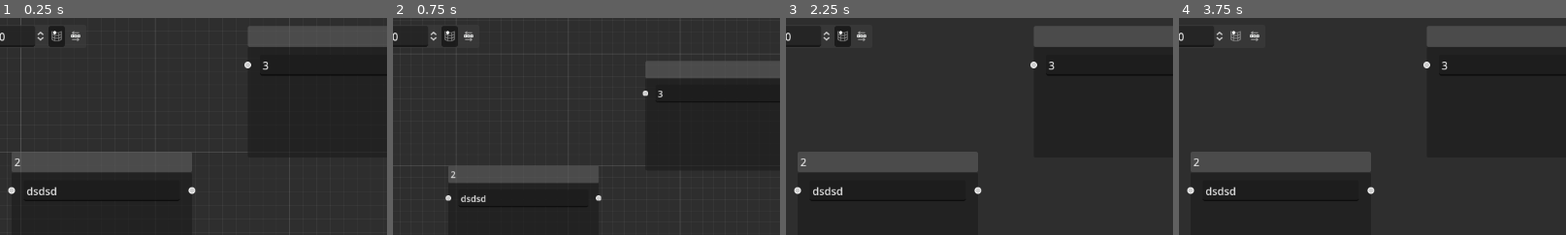
Above: before the commit, frames 1-4 (left to right).
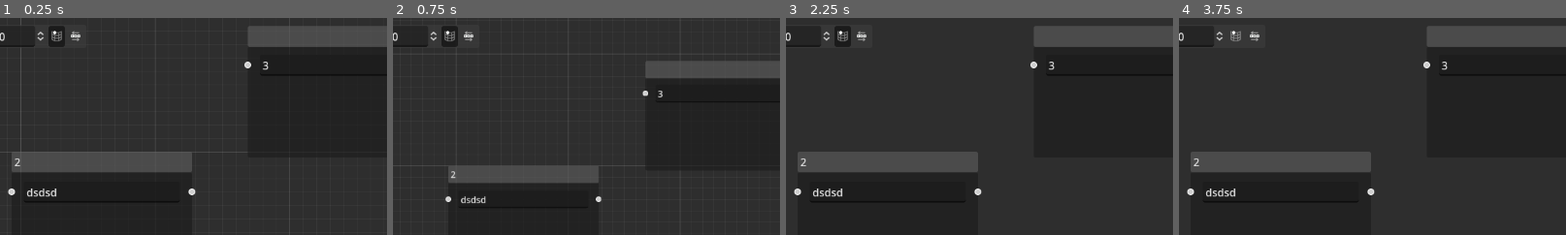
Above: after the commit, the same moments.

Repository: AntonBogun/FactorioBelts
Game: Godot game, scene res://node_2d.tscn
Same seed, same stepped clock (60 frames per second), same inputs: the game is played once before the commit and once after it.
Inputs (mouse positions are % of the whole screen's width and height, from its top left):
- Up to frame 1 (0.25 s): no input
- Up to frame 2 (0.75 s): click (2, 4) at 0.5 s
- Up to frame 3 (2.25 s): click (7, 4) at 1.25 s; click (10, 4) at 2 s
- Up to frame 4 (3.75 s): click (12, 4) at 2.75 s; click (22, 4) at 3.5 s
The pictures show only the part of the screen within x 15-65%, y 0-50%; the shares and areas given below are measured in that part.

The runs differ from the first frame. In frame 1, 0.3% of the frame differs, in the area x 2-51%, y 77-83%; in frame 2, 0.2%; in frame 3, 0.3%; in frame 4, 0.3%.

Commit message:
i hate graphnodes

Diff:
--- a/GraphNode.gd
+++ b/GraphNode.gd
@@ -14,51 +14,51 @@
 	title=type
 	if type=="Input":
 		# $div/Belts/ShowMore.hide()
-		$div/Belts/ThroughputLabel.text="Max Output:"
-		$div/Belts/DetailedInfo/InputLabel.hide()
-		$div/Belts/DetailedInfo/InputBeltDisplay.hide()
+		$ind0/div/Belts/ThroughputLabel.text="Max Output:"
+		$ind0/div/Belts/DetailedInfo/InputLabel.hide()
+		$ind0/div/Belts/DetailedInfo/InputBeltDisplay.hide()
 
 		set_slot(0,0,0,Color.GREEN,1,0,Color.BLUE)
 
 		var _i=interactive_belt_display.instantiate()
-		$div/Belts/ThroughputBeltDisplay.add_child(_i)
+		$ind0/div/Belts/ThroughputBeltDisplay.add_child(_i)
 
 		var _o=belt_display.instantiate()
 		_o.init("True Output",[0,0],"/m")
 
 	elif type=="Splitter":
 		set_slot(0,1,0,Color.YELLOW,1,0,Color.GOLD)
-		set_slot(1,1,0,Color.ORANGE,1,0,Color.GOLD)
+		set_slot(1,1,1,Color.ORANGE,1,1,Color.GOLD)
 
 		var _t1=belt_display.instantiate()
 		_t1.init("Output Left",[0,0],"/m")
 		var _t2=belt_display.instantiate()
 		_t2.init("Output Right",[0,0],"/m")
-		$div/Belts/ThroughputBeltDisplay.add_child(_t1)
-		$div/Belts/ThroughputBeltDisplay.add_child(_t2)
+		$ind0/div/Belts/ThroughputBeltDisplay.add_child(_t1)
+		$ind0/div/Belts/ThroughputBeltDisplay.add_child(_t2)
 
 		var _i1=belt_display.instantiate()
 		_i1.init("Input Left",[0,0],"/m")
 		var _i2=belt_display.instantiate()
 		_i2.init("Input Right",[0,0],"/m")
-		$div/Belts/DetailedInfo/InputBeltDisplay.add_child(_i1)
-		$div/Belts/DetailedInfo/InputBeltDisplay.add_child(_i2)
+		$ind0/div/Belts/DetailedInfo/InputBeltDisplay.add_child(_i1)
+		$ind0/div/Belts/DetailedInfo/InputBeltDisplay.add_child(_i2)
 
 		var _o1=belt_display.instantiate()
 		_o1.init("Max Output Left",[0,0],"/m")
 		var _o2=belt_display.instantiate()
 		_o2.init("Max Output Right",[0,0],"/m")
-		$div/Belts/DetailedInfo/OutputBeltDisplay.add_child(_o1)
-		$div/Belts/DetailedInfo/OutputBeltDisplay.add_child(_o2)
+		$ind0/div/Belts/DetailedInfo/OutputBeltDisplay.add_child(_o1)
+		$ind0/div/Belts/DetailedInfo/OutputBeltDisplay.add_child(_o2)
 
 	elif type=="Underground" or type=="OneSide":
-		set_slot(0,1,0,Color.YELLOW,0,0,Color.BLUE)
-		set_slot(1,1,0,Color.PURPLE,1,0,Color.GOLD)
-		set_slot(2,1,0,Color.ORANGE,0,0,Color.BLUE)
+		set_slot(0,true,0,Color.YELLOW,false,0,Color.BLUE)
+		set_slot(1,true,1,Color.PURPLE,true,1,Color.GOLD)
+		set_slot(2,true,2,Color.ORANGE,false,2,Color.BLUE)
 
 		var _t1=belt_display.instantiate()
 		_t1.init("Output",[0,0],"/m")
-		$div/Belts/ThroughputBeltDisplay.add_child(_t1)
+		$ind0/div/Belts/ThroughputBeltDisplay.add_child(_t1)
 
 		var _i1=belt_display.instantiate()
 		_i1.init("Input Left",[0,0],"/m")
@@ -66,27 +66,27 @@
 		_i2.init("Input Middle",[0,0],"/m")
 		var _i3=belt_display.instantiate()
 		_i3.init("Input Right",[0,0],"/m")
-		$div/Belts/DetailedInfo/InputBeltDisplay.add_child(_i1)
-		$div/Belts/DetailedInfo/InputBeltDisplay.add_child(_i2)
-		$div/Belts/DetailedInfo/InputBeltDisplay.add_child(_i3)
+		$ind0/div/Belts/DetailedInfo/InputBeltDisplay.add_child(_i1)
+		$ind0/div/Belts/DetailedInfo/InputBeltDisplay.add_child(_i2)
+		$ind0/div/Belts/DetailedInfo/InputBeltDisplay.add_child(_i3)
 
 		var _o1=belt_display.instantiate()
 		_o1.init("Max Output",[0,0],"/m")
-		$div/Belts/DetailedInfo/OutputBeltDisplay.add_child(_o1)
+		$ind0/div/Belts/DetailedInfo/OutputBeltDisplay.add_child(_o1)
 
 	elif type=="Output":
-		$div/Belts/ThroughputLabel.text="Desired Output:"
-		$div/Belts/ShowMore.hide()
-		$div/Belts/DetailedInfo.show()
-		$div/Belts/DetailedInfo/OutputLabel.hide()
-		$div/Belts/DetailedInfo/OutputBeltDisplay.hide()
-		$div/Belts/DetailedInfo/InputLabel.text="Input:"
+		$ind0/div/Belts/ThroughputLabel.text="Desired Output:"
+		$ind0/div/Belts/ShowMore.hide()
+		$ind0/div/Belts/DetailedInfo.show()
+		$ind0/div/Belts/DetailedInfo/OutputLabel.hide()
+		$ind0/div/Belts/DetailedInfo/OutputBeltDisplay.hide()
+		$ind0/div/Belts/DetailedInfo/InputLabel.text="Input:"
 
 
-		set_slot(0,1,0,Color.GREEN,0,0,Color.GREEN)
+		set_slot(0,true,0,Color.GREEN,true,0,Color.GREEN)
 
 		var _i=interactive_belt_display.instantiate()
-		$div/Belts/ThroughputBeltDisplay.add_child(_i)
+		$ind0/div/Belts/ThroughputBeltDisplay.add_child(_i)
 
 		var _o=belt_display.instantiate()
 		_o.init("True Input",[0,0],"/m")
@@ -115,21 +115,21 @@
 
 func _on_show_more_toggled(button_pressed):
 	if button_pressed:
-		$div/Belts/DetailedInfo.show()
-		$div/Belts/ShowMore.text="Show Less"
+		$ind0/div/Belts/DetailedInfo.show()
+		$ind0/div/Belts/ShowMore.text="Show Less"
 	else:
-		$div/Belts/DetailedInfo.hide()
-		$div/Belts/ShowMore.text="Show More"
+		$ind0/div/Belts/DetailedInfo.hide()
+		$ind0/div/Belts/ShowMore.text="Show More"
 
 
 func _on_delete_toggled(button_pressed):
 	if button_pressed:
-		$div/Delete.text="Are you sure?"
+		$ind0/div/Delete.text="Are you sure?"
 	else:
 		delete.emit()
 
 
 
 func _on_delete_focus_exited():
-	$div/Delete.text="Delete"
-	$div/Delete.set_pressed_no_signal(false)
+	$ind0/div/Delete.text="Delete"
+	$ind0/div/Delete.set_pressed_no_signal(false)
--- /dev/null
+++ b/PainNode.gd
@@ -0,0 +1,14 @@
+extends GraphNode
+
+
+# Called when the node enters the scene tree for the first time.
+func _ready():
+	pass # Replace with function body.
+
+
+# Called every frame. 'delta' is the elapsed time since the previous frame.
+func _process(delta):
+	pass
+
+func _sort_children():
+	custom_minimum_size=Vector2(get_child(0).get_size().x,0)
--- a/graph_node.tscn
+++ b/graph_node.tscn
@@ -3,7 +3,7 @@
 [ext_resource type="Script" path="res://GraphNode.gd" id="1_x2ams"]
 
 [node name="GraphNode" type="GraphNode"]
-offset_right = 225.0
+offset_right = 218.0
 offset_bottom = 154.0
 slot/0/left_enabled = false
 slot/0/left_type = 0
@@ -16,46 +16,53 @@
 slot/0/draw_stylebox = true
 script = ExtResource("1_x2ams")
 
-[node name="div" type="VSplitContainer" parent="."]
+[node name="ind0" type="Control" parent="."]
+layout_mode = 2
+size_flags_stretch_ratio = 0.0
+
+[node name="div" type="VSplitContainer" parent="ind0"]
+layout_mode = 2
+offset_right = 181.0
+offset_bottom = 108.0
+grow_horizontal = 2
+
+[node name="Belts" type="VBoxContainer" parent="ind0/div"]
 layout_mode = 2
 
-[node name="Belts" type="VBoxContainer" parent="div"]
-layout_mode = 2
-
-[node name="ThroughputLabel" type="Label" parent="div/Belts"]
+[node name="ThroughputLabel" type="Label" parent="ind0/div/Belts"]
 layout_mode = 2
 text = "Throughput"
 
-[node name="ThroughputBeltDisplay" type="HBoxContainer" parent="div/Belts"]
+[node name="ThroughputBeltDisplay" type="HBoxContainer" parent="ind0/div/Belts"]
 layout_mode = 2
 
-[node name="ShowMore" type="Button" parent="div/Belts"]
+[node name="ShowMore" type="Button" parent="ind0/div/Belts"]
 layout_mode = 2
 text = "Show more"
 
-[node name="DetailedInfo" type="VBoxContainer" parent="div/Belts"]
+[node name="DetailedInfo" type="VBoxContainer" parent="ind0/div/Belts"]
 visible = false
 layout_mode = 2
 
-[node name="InputLabel" type="Label" parent="div/Belts/DetailedInfo"]
+[node name="InputLabel" type="Label" parent="ind0/div/Belts/DetailedInfo"]
 layout_mode = 2
 text = "Input"
 
-[node name="InputBeltDisplay" type="HBoxContainer" parent="div/Belts/DetailedInfo"]
+[node name="InputBeltDisplay" type="HBoxContainer" parent="ind0/div/Belts/DetailedInfo"]
 layout_mode = 2
 
-[node name="OutputLabel" type="Label" parent="div/Belts/DetailedInfo"]
+[node name="OutputLabel" type="Label" parent="ind0/div/Belts/DetailedInfo"]
 layout_mode = 2
 text = "Max Output"
 
-[node name="OutputBeltDisplay" type="HBoxContainer" parent="div/Belts/DetailedInfo"]
+[node name="OutputBeltDisplay" type="HBoxContainer" parent="ind0/div/Belts/DetailedInfo"]
 layout_mode = 2
 
-[node name="Delete" type="Button" parent="div"]
+[node name="Delete" type="Button" parent="ind0/div"]
 layout_mode = 2
 toggle_mode = true
 text = "delete"
 
-[connection signal="toggled" from="div/Belts/ShowMore" to="." method="_on_show_more_toggled"]
-[connection signal="focus_exited" from="div/Delete" to="." method="_on_delete_focus_exited"]
-[connection signal="toggled" from="div/Delete" to="." method="_on_delete_toggled"]
+[connection signal="toggled" from="ind0/div/Belts/ShowMore" to="." method="_on_show_more_toggled"]
+[connection signal="focus_exited" from="ind0/div/Delete" to="." method="_on_delete_focus_exited"]
+[connection signal="toggled" from="ind0/div/Delete" to="." method="_on_delete_toggled"]
--- a/node_2d.tscn
+++ b/node_2d.tscn
@@ -1,9 +1,11 @@
-[gd_scene load_steps=3 format=3 uid="uid://c3nvg0oqut0eb"]
+[gd_scene load_steps=4 format=3 uid="uid://c3nvg0oqut0eb"]
 
 [ext_resource type="Script" path="res://GraphEdit.gd" id="1_dnars"]
+[ext_resource type="Script" path="res://PainNode.gd" id="2_0q0o0"]
 [ext_resource type="Script" path="res://BeltCreate.gd" id="4_0d3xu"]
 
 [node name="Main" type="Node2D"]
+metadata/_edit_lock_ = true
 
 [node name="ScreenLayer" type="CanvasLayer" parent="."]
 
@@ -15,6 +17,7 @@
 grow_horizontal = 2
 grow_vertical = 2
 mouse_filter = 2
+metadata/_edit_lock_ = true
 
 [node name="GraphEdit" type="GraphEdit" parent="ScreenLayer/Screen"]
 layout_mode = 1
@@ -24,6 +27,7 @@
 grow_horizontal = 2
 grow_vertical = 2
 script = ExtResource("1_dnars")
+metadata/_edit_lock_ = true
 
 [node name="GraphNode2" type="GraphNode" parent="ScreenLayer/Screen/GraphEdit"]
 layout_mode = 0
@@ -34,15 +38,33 @@
 mouse_filter = 1
 title = "2"
 position_offset = Vector2(186, 199)
-slot/0/left_enabled = true
+slot/0/left_enabled = false
 slot/0/left_type = 0
 slot/0/left_color = Color(1, 1, 1, 1)
 slot/0/left_icon = null
-slot/0/right_enabled = true
+slot/0/right_enabled = false
 slot/0/right_type = 0
 slot/0/right_color = Color(1, 1, 1, 1)
 slot/0/right_icon = null
 slot/0/draw_stylebox = true
+slot/1/left_enabled = true
+slot/1/left_type = 0
+slot/1/left_color = Color(1, 1, 1, 1)
+slot/1/left_icon = null
+slot/1/right_enabled = true
+slot/1/right_type = 0
+slot/1/right_color = Color(1, 1, 1, 1)
+slot/1/right_icon = null
+slot/1/draw_stylebox = true
+script = ExtResource("2_0q0o0")
+
+[node name="Control" type="Control" parent="ScreenLayer/Screen/GraphEdit/GraphNode2"]
+layout_mode = 2
+
+[node name="Control" type="Control" parent="ScreenLayer/Screen/GraphEdit/GraphNode2/Control"]
+anchors_preset = 0
+offset_right = 40.0
+offset_bottom = 40.0
 
 [node name="TextEdit2" type="LineEdit" parent="ScreenLayer/Screen/GraphEdit/GraphNode2"]
 layout_mode = 2
